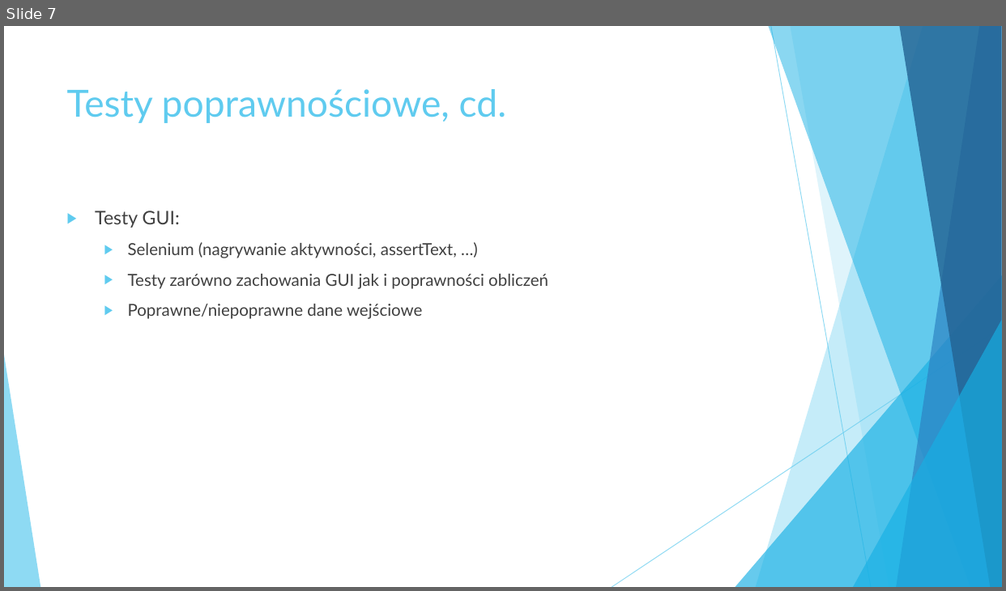
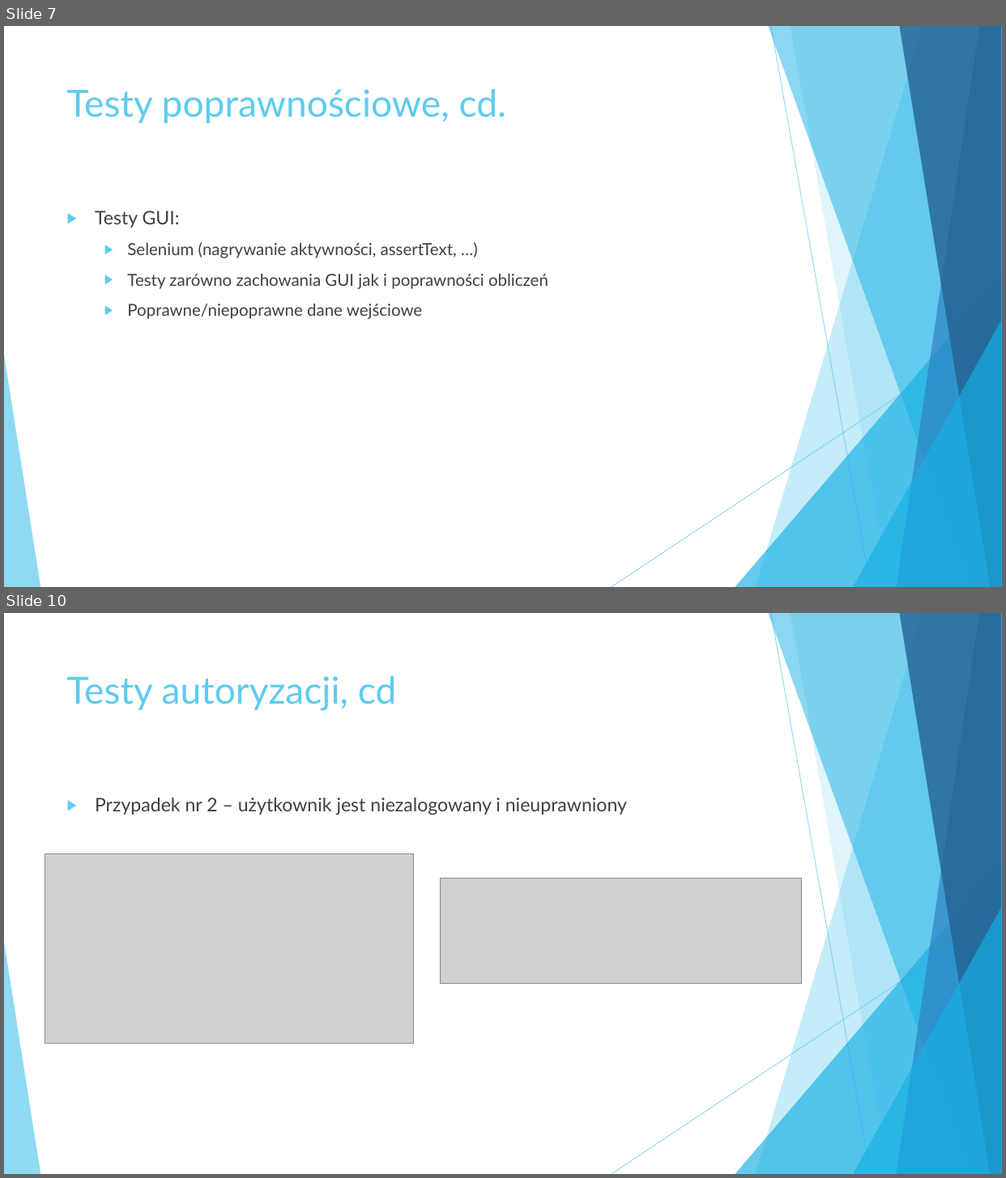
Before and after one commit to KaMyLuS/MatrixCalculatorWS, a slide deck: Kalkulator macierzowy.ppt. Shown one above the other, each under a label of ours: slide 7 before the commit, slides 7 and 10 after it; the slides between them are not shown. The pictures are 1006x591 and 1006x1178 pixels, drawn with LibreOffice and Linux fonts; fonts in the diff are those of the drawing; grey boxes stand for pictures. Boxes give left, top, right and bottom in pixels: in the first picture for what was removed or moved away, otherwise in the second. Text is boxed around its words. In the diff, an @@ line names an element or a change of style, - is before the commit and + after.

```diff
--- a/Kalkulator macierzowy.ppt
+++ b/Kalkulator macierzowy.ppt
@@ slide 10 added at bbox=[4, 613, 1002, 1174], background #FFFFFF; not listed: 10 template elements that a slide beside it also shows @@
@@ text added at bbox=[67, 676, 397, 711], 36 pt, text #5FCBEF @@
+Testy autoryzacji, cd
@@ text added at bbox=[95, 798, 627, 815], 18 pt, text #404040 @@
+▶ Przypadek nr 2 – użytkownik jest niezalogowany i nieuprawniony
@@ picture added at bbox=[45, 854, 413, 1043] @@
@@ picture added at bbox=[440, 878, 801, 983] @@
@@ slide 7 changed as well @@
@@ freeform shape at bbox=[790, 26, 1001, 587]: outline redrawn @@
@@ freeform shape at bbox=[899, 26, 1000, 587]: outline redrawn @@
@@ text "Testy GUI:" at bbox=[95, 211, 548, 319]: indent changed @@
```
Also in this commit, not shown: 6 other slides changed, 4 other slides added.
